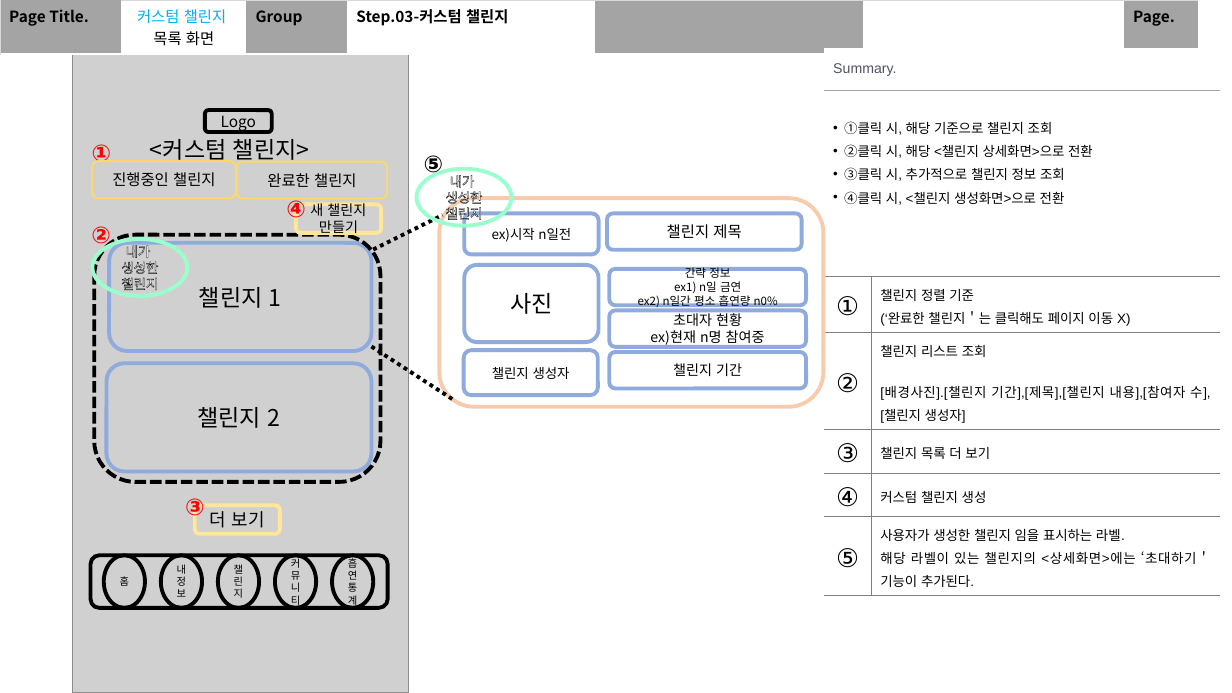
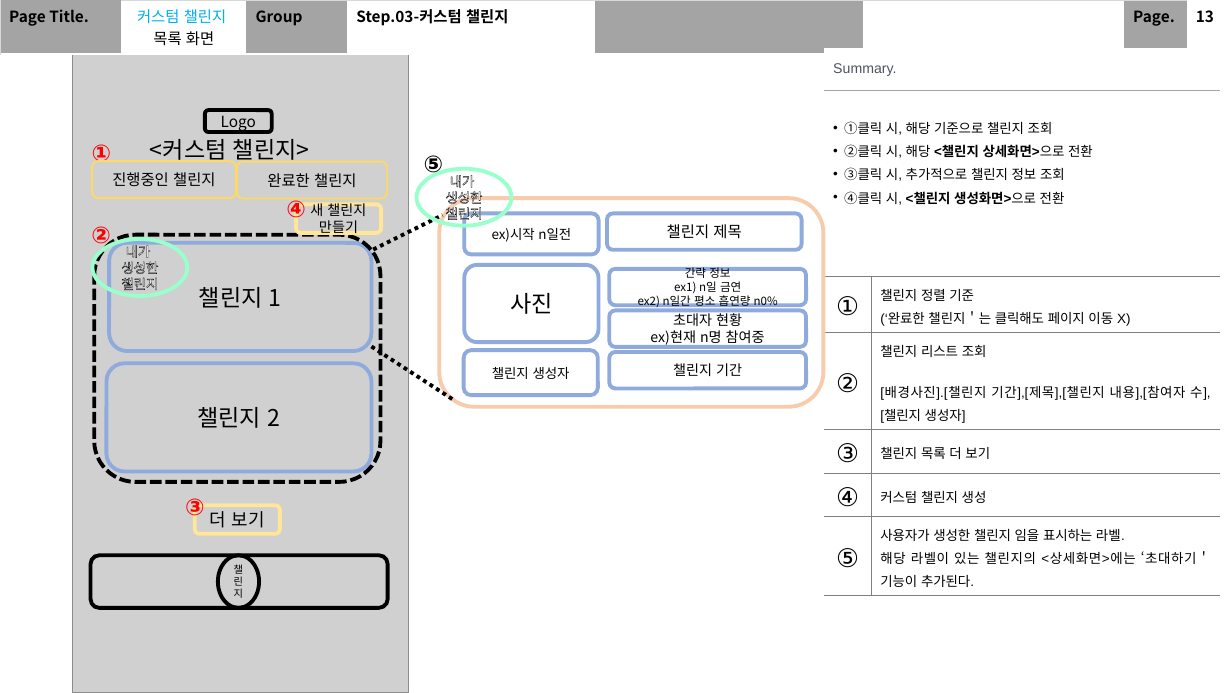
Before and after one commit to SeolMyeongJae/KSA-final-project, a slide deck: slide 15 of 06-최종산출물/UI 및 화면 설계.pptx (slide 12 before the commit). Drawn at 1232x693 pixels with LibreOffice and Linux fonts; fonts in the diff are those of the drawing; grey boxes stand for pictures. Boxes give left, top, right and bottom in pixels: in the first picture for what was removed or moved away, otherwise in the second. Text is boxed around its words. In the diff, an @@ line names an element or a change of style, - is before the commit and + after.

Commit message:
스토리보드 및 화면설계(1차 완성) Ver 0.1

```diff
--- a/06-최종산출물/UI 및 화면 설계.pptx
+++ b/06-최종산출물/UI 및 화면 설계.pptx
@@ table at (0, 0, 1232, 50) @@
-row 1, column 10: 
+row 1, column 10: 13
@@ table at (824, 48, 1220, 591) @@
@@ bold on in "<챌린지 상세화면>으로", "<챌린지 생성화면>으로" @@
@@ ellipse removed at (104, 555, 145, 608) @@
-홈
@@ ellipse removed at (161, 555, 202, 608) @@
-내 정보
@@ ellipse removed at (275, 555, 317, 608) @@
-커뮤니티
@@ ellipse removed at (332, 555, 373, 608) @@
-흡연통계
```
Also in this commit, not shown: 15 other slides changed, 15 slides added.
